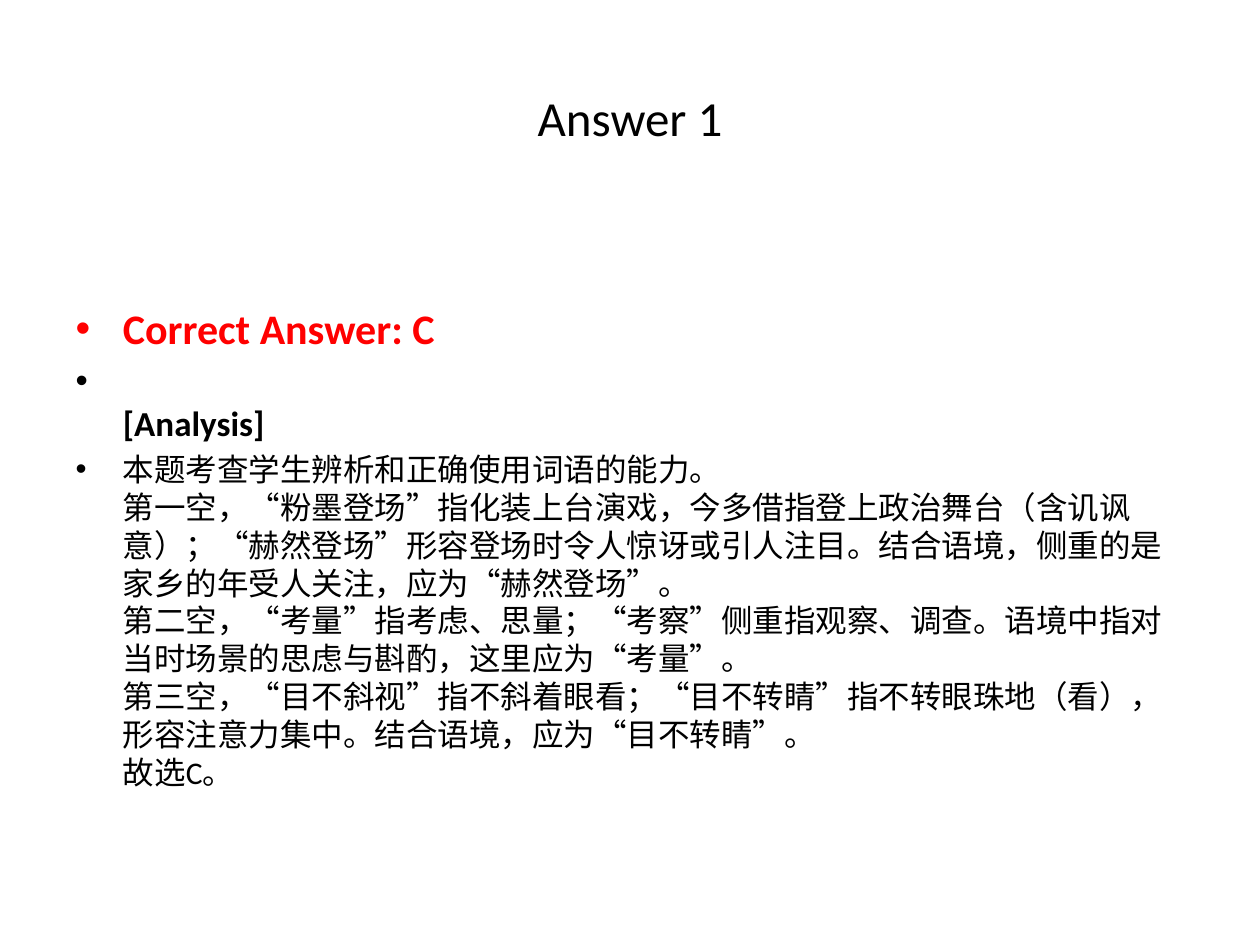
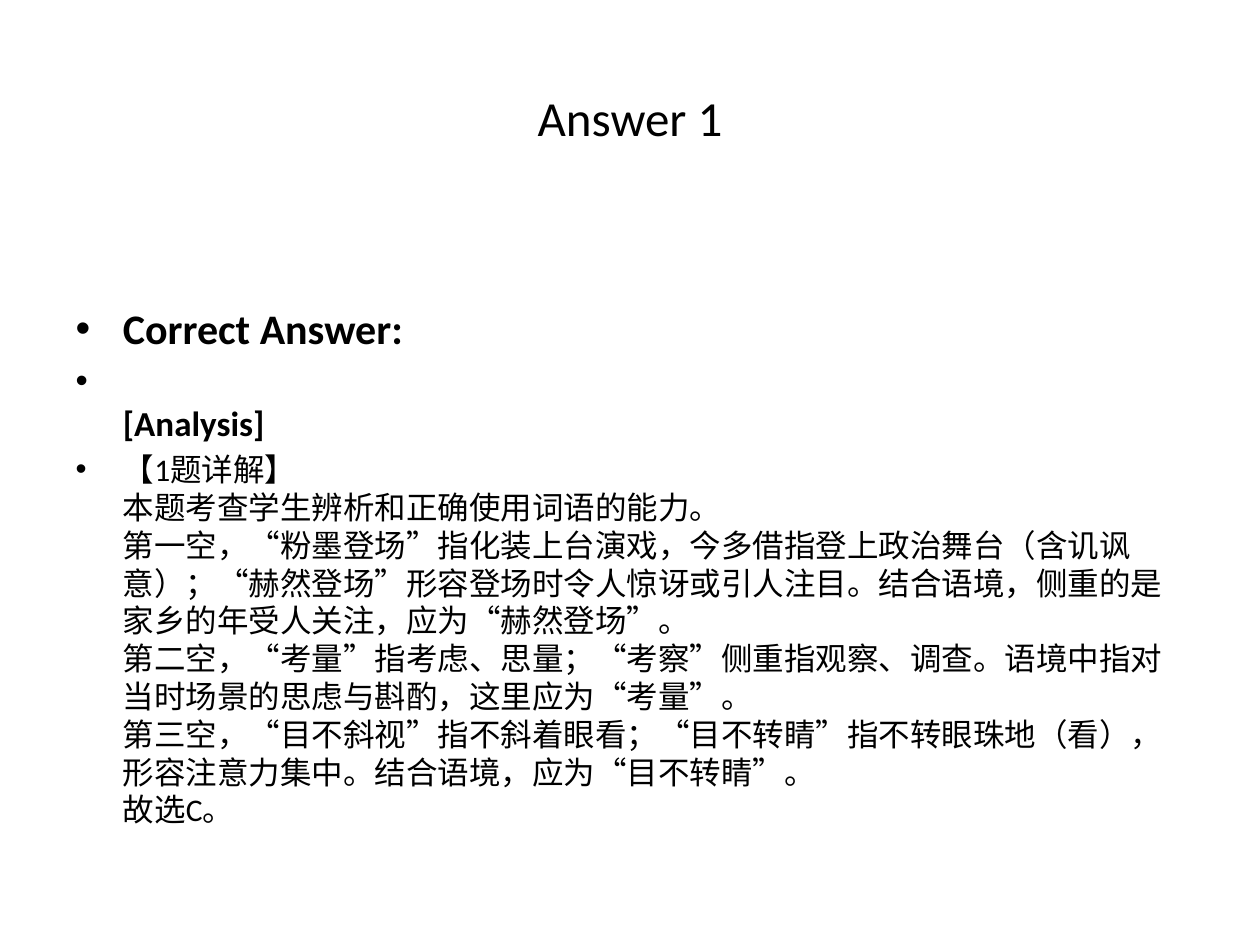
Before and after one commit to chenchen8486/word2ppt-assistant, a slide deck: slide 8 of 测试文档_processed.pptx (slide 5 before the commit). Drawn at 1260x945 pixels with LibreOffice and Linux fonts; fonts in the diff are those of the drawing. Boxes give left, top, right and bottom in pixels: in the first picture for what was removed or moved away, otherwise in the second. Text is boxed around its words. In the diff, an @@ line names an element or a change of style, - is before the commit and + after.

```diff
--- a/测试文档_processed.pptx
+++ b/测试文档_processed.pptx
@@ text at (x1=123, y1=316, x2=403, y2=345): text changed; text colour #FF0000 to #000000 @@
-• Correct Answer: C
+• Correct Answer:
@@ text at (x1=123, y1=454, x2=1163, y2=824): text changed @@
-• 本题考查学生辨析和正确使用词语的能力。
-  第一空，“粉墨登场”指化装上台演戏，今多借指登上政治舞台（含讥讽意）；“赫然登场”形容登场时令人惊讶或引人注目。结合语境，侧重的是家乡的年受人关注，应为“赫然登场”。
-  第二空，“考量”指考虑、思量；“考察”侧重指观察、调查。语境中指对当时场景的思虑与斟酌，这里应为“考量”。
-  第三空，“目不斜视”指不斜着眼看；“目不转睛”指不转眼珠地（看），形容注意力集中。结合语境，应为“目不转睛”。
-  故选C。
+• 【1题详解】
+  本题考查学生辨析和正确使用词语的能力。
+  第一空，“粉墨登场”指化装上台演戏，今多借指登上政治舞台（含讥讽意）；“赫然登场”形容登场时令人惊讶或引人注目。结合语境，侧重的是家乡的年受人关注，应为“赫然登场”。
+  第二空，“考量”指考虑、思量；“考察”侧重指观察、调查。语境中指对当时场景的思虑与斟酌，这里应为“考量”。
+  第三空，“目不斜视”指不斜着眼看；“目不转睛”指不转眼珠地（看），形容注意力集中。结合语境，应为“目不转睛”。
+  故选C。
```
Also in this commit, not shown: 52 other slides changed, 26 slides added, 10 slides removed, 8 other files.
